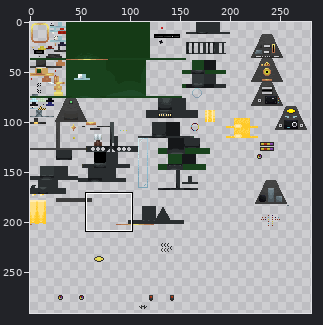
Sprite sheet, stored at src/main/resources/assets/ait/textures/blockentities/consoles/hudolin_console_shalka.png. The picture above shows the old version from afar; the outline marks the close-up.
Close-up. Before the commit:
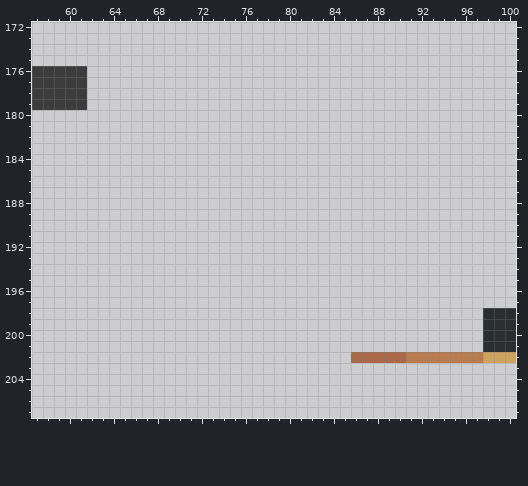
The file is 512x512 pixels. Colours within 5 levels of each other are drawn and written as one. Shown: x 57..100, y 172..207. The wide view leaves out empty margins.
New version:
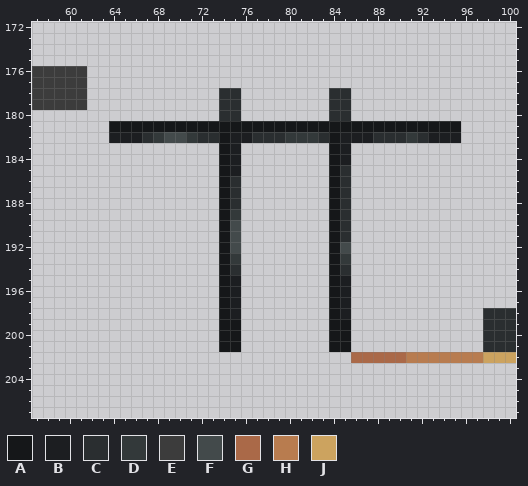
Palette (. is transparent): A #151719  B #1c1e21  C #2a2e30  D #33393a  E #3c3c3c  F #434a4b  G #aa6948  H #b87c4f  J #cca35f
Author's note on the commit: feat: hudolin flight anim (its accurate) and fix shalka texture jumpscare
Diff:
Colour A now appears in row 181 at x 64 to 95; in rows 182 to 198 at x 74 and 84; in rows 199 to 201 at x 74 to 75 and 84 to 85.
Colour B now appears in row 182 at x 64 to 66, 75 to 76, 85 to 87 and 93 to 95; in rows 183 to 184 at x 75 and 85; in row 185 at x 75; in rows 195 to 198 at x 75 and 85.
Colour C now appears in rows 178 to 180 at x 74 to 75 and 84 to 85; in row 182 at x 67, 72 to 73, 77 to 79, 83, 88 to 90 and 92; in row 185 at x 85; in rows 186 to 188 at x 75 and 85; in rows 189 to 191 at x 85; in row 194 at x 75 and 85.
Colour D now appears in row 182 at x 68, 71, 80 to 82 and 91; in row 189 at x 75; in row 193 at x 75 and 85.
Colour F now appears in row 182 at x 69 to 70; in rows 190 to 191 at x 75; in row 192 at x 75 and 85.
